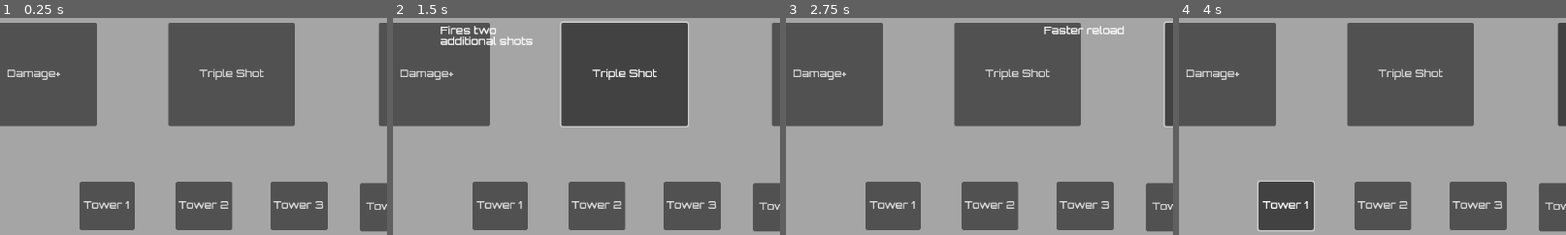
Above: before the commit, frames 1-4 (left to right).
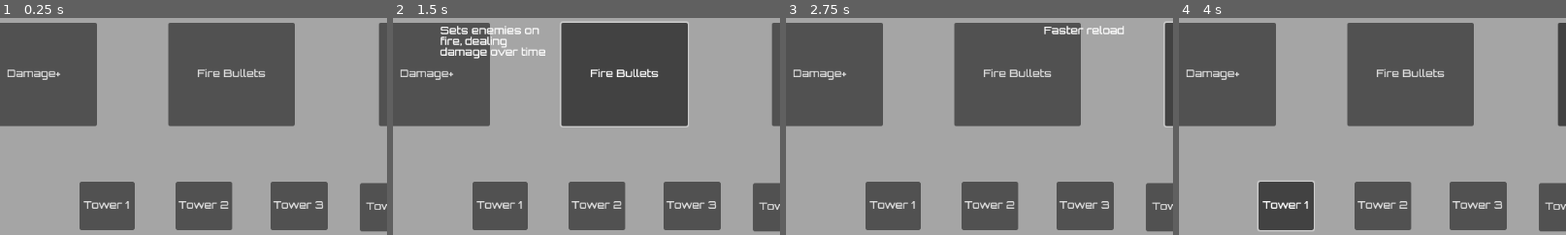
Above: after the commit, the same moments.

Repository: pbagnoud/minijam183
Game: Godot game, scene res://Scenes/main.tscn
Two runs of this game, one before a commit and one after it. Both use one fixed random seed, a clock stepped at 60 frames per second and the inputs below.
Inputs:
- Up to frame 1 (0.25 s): no input
- Up to frame 2 (1.5 s): click "Damage+" at 0.5 s; click "Triple Shot" (after the commit: "Fire Bullets") at 1.25 s
- Up to frame 3 (2.75 s): click "Reload+" at 2 s
- Up to frame 4 (4 s): click ">>" at 2.75 s; click "Tower 1" at 3.5 s
The pictures show only the part of the screen within x 20-70%, y 22-71%; the shares and areas given below are measured in that part.

The runs differ from the first frame. In frame 1, 0.4% of the frame differs, in the area x 51-69%, y 23-29%; in frame 2, 2.0%, in the area x 12-69%, y 3-29%; in frame 3, 0.4%; in frame 4, 0.4%.

Commit message:
Added new upgrades

Diff:
--- a/minijam183/Scenes/tower.tscn
+++ b/minijam183/Scenes/tower.tscn
@@ -56,7 +56,6 @@
 duration = 0.1
 max_size = Vector2(1.3, 1.3)
 target = NodePath("..")
-metadata/_custom_type_script = "uid://bwjs44atw8pfw"
 
 [node name="Label" type="Label" parent="."]
 offset_left = 22.0
--- a/minijam183/upgrades.gd
+++ b/minijam183/upgrades.gd
@@ -1,9 +1,11 @@
 class_name upgrades
 extends Resource
 
-var upgrades_list = [{"Name":"Damage+","Id":"damage+", "Description":"Hits harder"},
-	{"Name":"Reload+","Id":"reload+", "Description":"Faster reload"},
-	{"Name":"Triple Shot","Id":"triple", "Description":"Fires two additional shots"}
+var upgrades_list = [{"Name":"Damage+","Id":"damage+", "Description":"Hits harder", "rarity":"common"},
+	{"Name":"Reload+","Id":"reload+", "Description":"Faster reload",  "rarity":"common"},
+	{"Name":"Triple Shot","Id":"triple", "Description":"Fires two additional shots", "rarity":"rare"},
+	{"Name":"Paint Balls","Id":"paint", "Description":"Changes color of hit enemies", "rarity":"medium"},
+	{"Name":"Fire Bullets","Id":"fire", "Description":"Sets enemies on fire, dealing damage over time", "rarity":"medium"}
 	]
 
 # Make sure that every parameter has a default value.
Not shown: 1 places in minijam183/Scenes/bullet.tscn that only renumber resources
Not shown: 1 places in minijam183/Scenes/tower.tscn that only renumber resources
Not shown: 1 places in minijam183/upgrades.tres that only renumber resources
